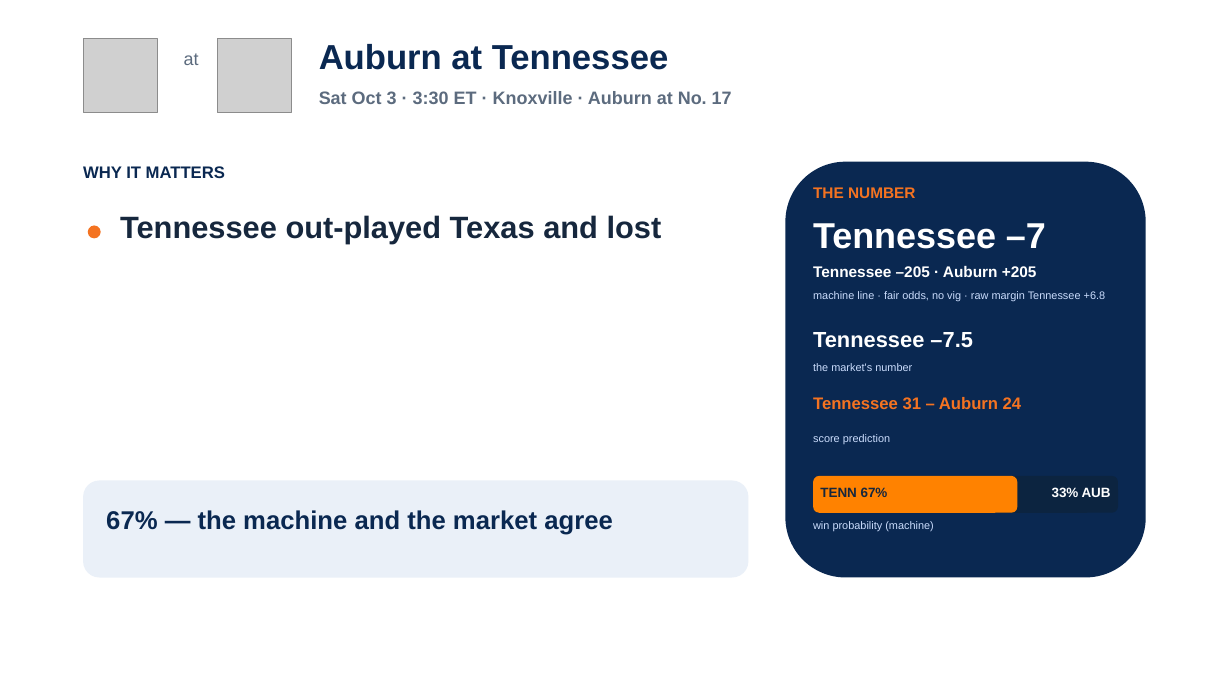
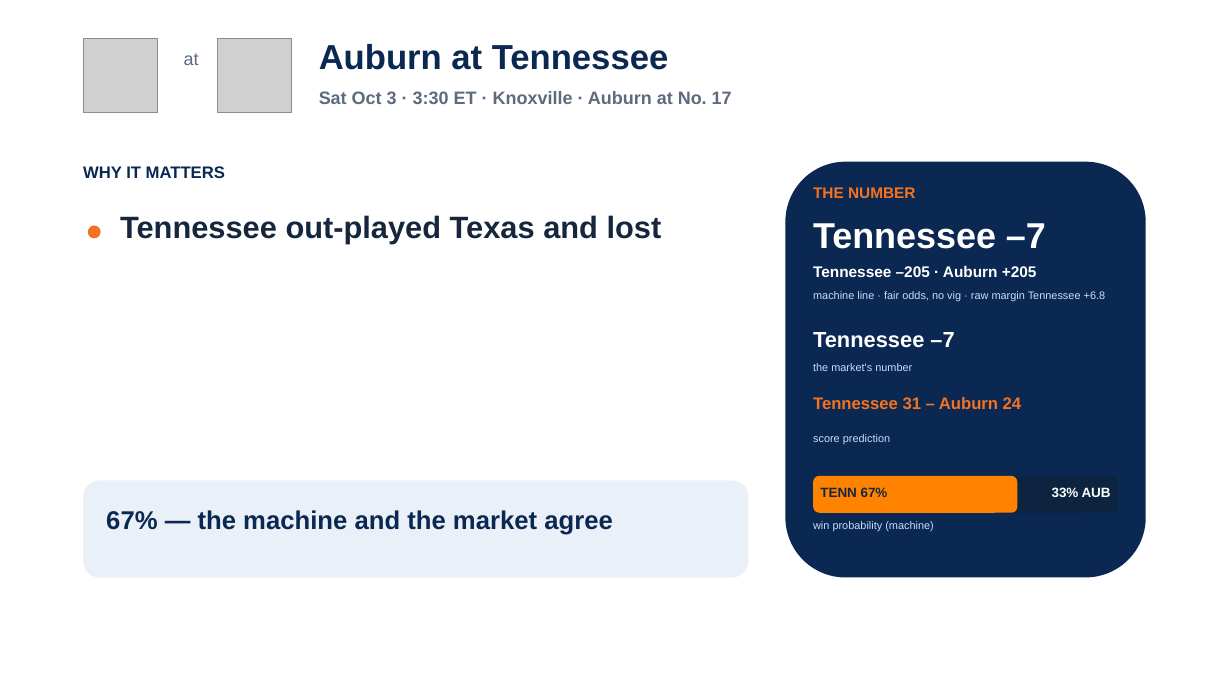
Before and after one commit to lucasalvarezflorida-lab/ncaa-fbs-analytics, a slide deck: slide 15 of decks/2026_Week5_Episode6.pptx. Drawn at 1232x693 pixels with LibreOffice and Linux fonts; fonts in the diff are those of the drawing; grey boxes stand for pictures. Boxes give left, top, right and bottom in pixels: in the first picture for what was removed or moved away, otherwise in the second. Text is boxed around its words. In the diff, an @@ line names an element or a change of style, - is before the commit and + after.

```diff
--- a/decks/2026_Week5_Episode6.pptx
+++ b/decks/2026_Week5_Episode6.pptx
@@ text at [813, 332, 954, 348]: text changed @@
-Tennessee –7.5
+Tennessee –7
```
Also in this commit, not shown: 3 other slides changed, 6 other files.
